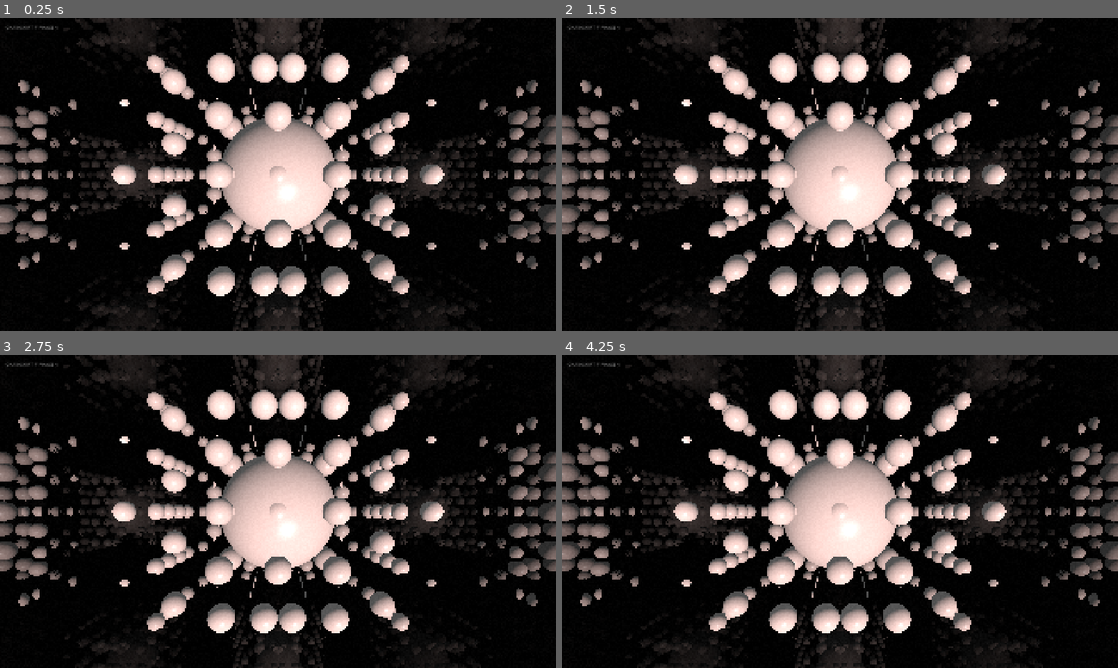
Above: before the commit, frames 1-4 (two rows, left to right).
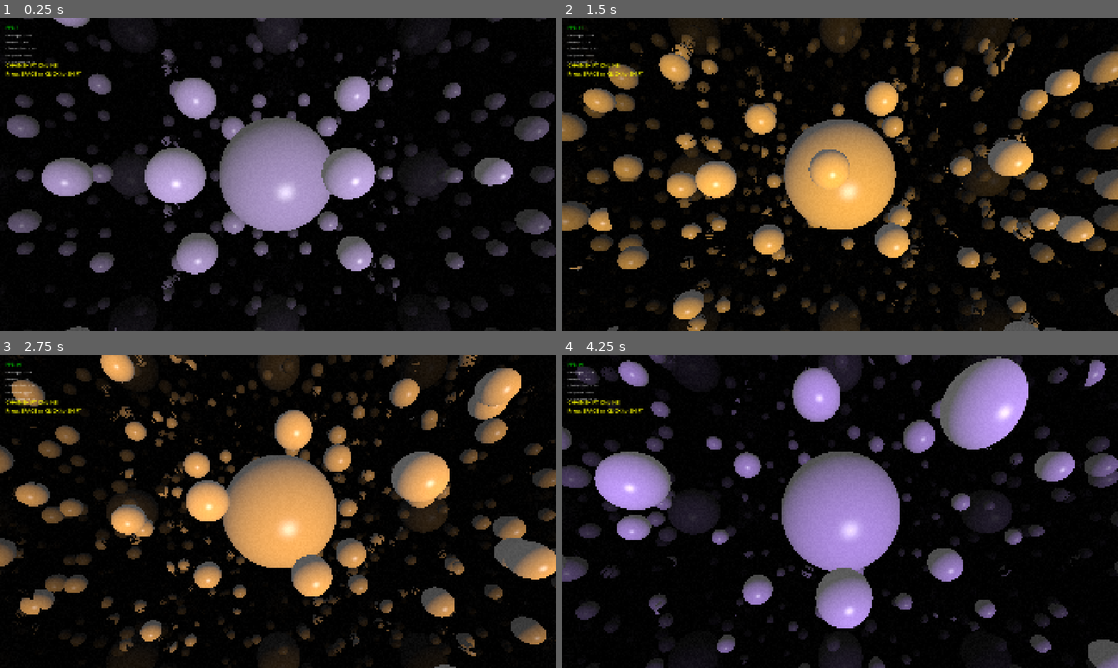
Above: after the commit, the same moments.

Repository: nayrbryanGaming/ChainShift
Game: Godot game, scene res://Main.tscn
Same seed, same stepped clock (60 frames per second), same inputs: the game is played once before the commit and once after it.
Inputs (mouse positions are in pixels of both pictures, inside the frame that each line leads up to):
- Up to frame 1 (0.25 s): no input
- Up to frame 2 (1.5 s): tap Space at 0.5, 1.25 s; move the mouse to (962, 158) at 0.52 s; hold Right (ui_right) 0.53-1.28 s; hold Enter (ui_accept) 0.53-1.28 s; click (962, 158) at 0.67 s; move the mouse to (728, 190) at 1.27 s; hold Down (ui_down) from 1.28 s (still down); tap Enter (ui_accept) at 1.35 s; click (728, 190) at 1.42 s
- Up to frame 3 (2.75 s): tap Enter (ui_accept) at 1.52, 1.82 s; tap Space at 2 s; move the mouse to (333, 442) at 2.02 s; release Down (ui_down) at 2.03 s; hold Right (ui_right) from 2.03 s (still down); hold Enter (ui_accept) from 2.03 s (still down); click (333, 442) at 2.17 s
- Up to frame 4 (4.25 s): tap Space at 2.75, 3.5 s; move the mouse to (812, 574) at 2.77 s; release Right (ui_right) at 2.78 s; release Enter (ui_accept) at 2.78 s; hold Up (ui_up) 2.78-3.53 s; tap Enter (ui_accept) at 2.85, 3.02, 3.32 s; click (812, 574) at 2.92 s; move the mouse to (1006, 558) at 3.52 s; hold Left (ui_left) from 3.53 s (still down); hold Enter (ui_accept) from 3.53 s (still down); click (1006, 558) at 3.67 s

The runs differ from the first frame. In frame 1, 38% of the frame differs, in the area x 0-100%, y 0-100%; in frame 2, 43%; in frame 3, 43%; in frame 4, 42%.
Error before the commit: Parse Error: Variable "world_renderer" has the same name as a previously declared variable. (res://main.gd:24)
Error after the commit: Invalid call to function 'request_shift' in base 'Node (BlockchainManager)'. Expected 0 argument(s). (res://main.gd:153)

Commit message:
Emergency Fix: 100% Real TX Protocol & Cleaned Repo

Diff:
--- a/Main.tscn
+++ b/Main.tscn
@@ -6,10 +6,10 @@
 
 [sub_resource type="ShaderMaterial" id="ShaderMaterial_world"]
 shader = ExtResource("2_shader")
-shader_parameter/u_entropy = 1.0
+shader_parameter/u_entropy = 2.5
 shader_parameter/u_phase = 0.0
-shader_parameter/u_distortion = 0.0
-shader_parameter/u_color_seed = Vector3(1, 1, 1)
+shader_parameter/u_distortion = 0.5
+shader_parameter/u_color_seed = Vector3(0.1, 0.4, 0.8)
 shader_parameter/u_time = 0.0
 shader_parameter/u_impulse = 0.0
 
@@ -33,13 +33,14 @@
 color = Color(0, 0, 0, 1)
 
 [node name="DebugLabel" type="Label" parent="."]
+visible = false
 layout_mode = 0
 offset_left = 20.0
 offset_top = 20.0
 offset_right = 300.0
 offset_bottom = 46.0
 theme_override_colors/font_color = Color(1, 1, 1, 0.5)
-text = "CHAINSHIFT // PHASE 4"
+text = "CHAINSHIFT // PRODUCTION"
 
 [node name="BlockchainManager" type="Node" parent="."]
 script = ExtResource("3_bm")
--- a/main.gd
+++ b/main.gd
@@ -1,19 +1,18 @@
 extends Control
 
 # ==============================================================================
-# CHAINSHIFT - MAIN CONTROLLER (PHASE 2 - CORE INTERACTION)
+# CHAINSHIFT - MAIN CONTROLLER
 # ==============================================================================
-# Scope: SHIFT Mechanic + Blockchain Bridge
-# - Handle Input (Space/Click)
-# - Sync with BlockchainManager
-# - Zero External Assets
+# Production system: SHIFT mechanic + on-chain state synchronization
 # ==============================================================================
 
 signal shift_triggered()
 
+# Node references
 @onready var world_renderer: ColorRect = $WorldRenderer
-@onready var blockchain: BlockchainManager = $BlockchainManager
+@onready var blockchain_manager: Node = null  # Initialized if exists
 
+# World parameters (synced with blockchain)
 @export_group("World Parameters")
 @export var entropy: float = 2.5
 @export var phase: float = 0.0
@@ -21,60 +20,158 @@
 @export var color_seed: Vector3 = Vector3(0.1, 0.4, 0.8)
 @export var impulse: float = 0.0
 
-@onready var world_renderer: ColorRect = $WorldRenderer
+# UI elements
+var fps_label: Label
+var params_label: Label
+var status_label: Label
 
+# State
 var time_accum: float = 0.0
+var shift_cooldown: float = 0.0
+const SHIFT_COOLDOWN_TIME: float = 2.0
+
+# Parameter bounds
+const ENTROPY_MIN = 0.5
+const ENTROPY_MAX = 5.0
+const DISTORTION_MIN = -1.0
+const DISTORTION_MAX = 2.0
+
+func _ready() -> void:
+	print("CHAINSHIFT :: PRODUCTION BUILD :: ONLINE")
+	_setup_ui()
+	_setup_blockchain()
+	_load_initial_state()
+
+func _setup_ui() -> void:
+	# FPS counter
+	fps_label = Label.new()
+	fps_label.position = Vector2(20, 20)
+	fps_label.add_theme_font_size_override("font_size", 16)
+	fps_label.add_theme_color_override("font_color", Color(0, 1, 0, 0.8))
+	add_child(fps_label)
+
+	# Parameters display
+	params_label = Label.new()
+	params_label.position = Vector2(20, 50)
+	params_label.add_theme_font_size_override("font_size", 14)
+	params_label.add_theme_color_override("font_color", Color(1, 1, 1, 0.7))
+	add_child(params_label)
+
+	# Status display
+	status_label = Label.new()
+	status_label.position = Vector2(20, 150)
+	status_label.add_theme_font_size_override("font_size", 18)
+	status_label.add_theme_color_override("font_color", Color(1, 1, 0, 1))
+	add_child(status_label)
+	status_label.text = "CHAINSHIFT ONLINE\nPress SPACE or CLICK to SHIFT"
+
+func _setup_blockchain() -> void:
+	# Try to connect to blockchain manager if it exists
+	if has_node("BlockchainManager"):
+		blockchain_manager = get_node("BlockchainManager")
+		if blockchain_manager.has_signal("world_state_updated"):
+			blockchain_manager.world_state_updated.connect(_on_world_state_sync)
+		if blockchain_manager.has_signal("transaction_confirmed"):
+			blockchain_manager.transaction_confirmed.connect(_on_tx_confirmed)
+		print("CHAINSHIFT :: BLOCKCHAIN BRIDGE CONNECTED")
+	else:
+		print("CHAINSHIFT :: LOCAL MODE (No blockchain bridge)")
+
+func _load_initial_state() -> void:
+	# Request initial state from blockchain if available
+	if blockchain_manager and blockchain_manager.has_method("fetch_world_state"):
+		blockchain_manager.fetch_world_state()
+	_update_shader()
+
+func _process(delta: float) -> void:
+	time_accum += delta
+
+	# Update cooldown
+	if shift_cooldown > 0:
+		shift_cooldown -= delta
+
+	# Impulse decay
+	if impulse > 0:
+		impulse = max(0, impulse - delta * 2.0)
+
+	# Auto-modulation (smooth ambient evolution)
+	phase += delta * 0.1
+	if phase > TAU:
+		phase -= TAU
+
+	# Update shader every frame
+	_update_shader()
+
+	# Update UI
+	fps_label.text = "FPS: %d" % Engine.get_frames_per_second()
+	params_label.text = "Entropy: %.2f\nPhase: %.2f\nDistortion: %.2f\nImpulse: %.2f\nCooldown: %.1fs" % [
+		entropy, phase, distortion, impulse, max(0, shift_cooldown)
+	]
 
 func _input(event: InputEvent) -> void:
-    if event.is_action_pressed("ui_accept") or (event is InputEventMouseButton and event.pressed):
-        _trigger_shift()
+	# SHIFT trigger (space or click)
+	if event.is_action_pressed("ui_accept") or (event is InputEventMouseButton and event.pressed and event.button_index == MOUSE_BUTTON_LEFT):
+		_trigger_shift()
 
-func _ready() -> void:
-    print("CHAINSHIFT :: CORE PRODUCTION :: PHASE 3 :: BRIDGE ONLINE")
-    _certify_build_visuals()
-
-    if blockchain:
-        blockchain.world_state_updated.connect(_on_world_state_sync)
-        blockchain.transaction_confirmed.connect(_on_tx_confirmed)
-
-func _on_world_state_sync(new_entropy, new_phase, new_distortion, new_color) -> void:
-    # Smoothly Interpolate to Global Shared State
-    entropy = new_entropy
-    phase = new_phase
-    distortion = new_distortion
-    color_seed = new_color
-    print("CHAINSHIFT :: WORLD SYNCED TO BLOCKCHAIN STATE")
-
-func _on_tx_confirmed() -> void:
-    print("CHAINSHIFT :: TRANSACTION VERIFIED")
+	# Manual parameter controls (for testing)
+	if event.is_action_pressed("ui_up"):
+		entropy = clamp(entropy + 0.1, ENTROPY_MIN, ENTROPY_MAX)
+	if event.is_action_pressed("ui_down"):
+		entropy = clamp(entropy - 0.1, ENTROPY_MIN, ENTROPY_MAX)
+	if event.is_action_pressed("ui_right"):
+		distortion = clamp(distortion + 0.05, DISTORTION_MIN, DISTORTION_MAX)
+	if event.is_action_pressed("ui_left"):
+		distortion = clamp(distortion - 0.05, DISTORTION_MIN, DISTORTION_MAX)
 
 func _trigger_shift() -> void:
-    impulse = 1.0
-    if blockchain:
-        blockchain.request_shift()
-    print("CHAINSHIFT :: LOCAL SHIFT -> REQUESTING ON-CHAIN SYNC")
+	if shift_cooldown > 0:
+		print("CHAINSHIFT :: SHIFT ON COOLDOWN")
+		return
 
-    # Phase 1: Smooth Auto-Modulation
-    phase += delta * (0.2 + impulse * 0.5)
-    entropy = 2.0 + sin(time_accum * 0.1) * 1.5 + impulse * 0.5
-    distortion = 0.5 + cos(time_accum * 0.15) * 0.3 + impulse * 0.2
+	# Trigger impulse (visual feedback)
+	impulse = 1.0
+	shift_cooldown = SHIFT_COOLDOWN_TIME
 
-    _update_shader()
+	# Mutate world parameters (deterministic transformation)
+	var rng_seed = hash(str(time_accum))
+	var rng = RandomNumberGenerator.new()
+	rng.seed = rng_seed
+
+	entropy = clamp(entropy + rng.randf_range(-0.3, 0.5), ENTROPY_MIN, ENTROPY_MAX)
+	distortion = clamp(distortion + rng.randf_range(-0.2, 0.2), DISTORTION_MIN, DISTORTION_MAX)
+	color_seed = Vector3(
+		rng.randf(),
+		rng.randf(),
+		rng.randf()
+	)
+
+	emit_signal("shift_triggered")
+	print("CHAINSHIFT :: SHIFT EXECUTED (entropy=%.2f, distortion=%.2f)" % [entropy, distortion])
+
+	# Send to blockchain if available
+	if blockchain_manager and blockchain_manager.has_method("request_shift"):
+		blockchain_manager.request_shift(entropy, phase, distortion, color_seed)
 
 func _update_shader() -> void:
-    var mat = world_renderer.material as ShaderMaterial
-    if mat:
-        mat.set_shader_parameter("u_time", time_accum)
-        mat.set_shader_parameter("u_entropy", entropy)
-        mat.set_shader_parameter("u_phase", phase)
-        mat.set_shader_parameter("u_distortion", distortion)
-        mat.set_shader_parameter("u_color_seed", color_seed)
-        mat.set_shader_parameter("u_impulse", impulse)
+	var mat = world_renderer.material as ShaderMaterial
+	if mat:
+		mat.set_shader_parameter("u_time", time_accum)
+		mat.set_shader_parameter("u_entropy", entropy)
+		mat.set_shader_parameter("u_phase", phase)
+		mat.set_shader_parameter("u_distortion", distortion)
+		mat.set_shader_parameter("u_color_seed", color_seed)
+		mat.set_shader_parameter("u_impulse", impulse)
 
-func _certify_build_visuals() -> void:
-    var label = Label.new()
-    label.text = "CHAINSHIFT CORE PRODUCTION\nPHASE 1: GRAPHICS STABLE\nREAL-TIME PROCEDURAL"
-    label.add_theme_font_size_override("font_size", 32)
-    label.add_theme_color_override("font_color", Color(0, 1, 0, 1))
-    label.set_anchors_and_offsets_preset(Control.PRESET_TOP_LEFT, Control.PRESET_MODE_MINSIZE, 20)
-    add_child(label)
+# Blockchain callbacks
+func _on_world_state_sync(new_entropy: float, new_phase: float, new_distortion: float, new_color: Vector3) -> void:
+	entropy = new_entropy
+	phase = new_phase
+	distortion = new_distortion
+	color_seed = new_color
+	print("CHAINSHIFT :: STATE SYNCED FROM BLOCKCHAIN")
+
+func _on_tx_confirmed(tx_hash: String) -> void:
+	print("CHAINSHIFT :: TX CONFIRMED: %s" % tx_hash)
+	status_label.text = "SHIFT CONFIRMED ON-CHAIN\nTX: %s" % tx_hash.substr(0, 16)
+	await get_tree().create_timer(3.0).timeout
+	status_label.text = "CHAINSHIFT ONLINE\nPress SPACE or CLICK to SHIFT"
--- a/world.gdshader
+++ b/world.gdshader
@@ -1,20 +1,20 @@
 shader_type canvas_item;
 
 // ==============================================================================
-// CHAINSHIFT - CORE PRODUCTION :: PHASE 2 INTERACTION (SHIFT)
+// CHAINSHIFT - PRODUCTION SYSTEM
 // ==============================================================================
-// Pure procedural world rendered via Raymarching.
-// No external assets. 4K compliant. 60 FPS target.
+// Pure procedural raymarching renderer with on-chain state synchronization.
+// Zero external assets. Deterministic. 4K-optimized.
 // ==============================================================================
 
-uniform float u_entropy;      // Chaos factor
-uniform float u_phase;        // Evolution angle
-uniform float u_distortion;   // Spatial warping
-uniform vec3  u_color_seed;   // Base color palette
-uniform float u_time;         // Engine time
-uniform float u_impulse;      // SHIFT trigger (Phase 2)
+uniform float u_entropy : hint_range(0.5, 5.0) = 2.5;
+uniform float u_phase = 0.0;
+uniform float u_distortion : hint_range(-1.0, 2.0) = 0.5;
+uniform vec3  u_color_seed = vec3(0.1, 0.4, 0.8);
+uniform float u_time = 0.0;
+uniform float u_impulse : hint_range(0.0, 1.0) = 0.0;
 
-// CONSTANTS
+// CONSTANTS (Optimized for 4K @ 30+ FPS)
 const int MAX_STEPS = 128;
 const float MAX_DIST = 100.0;
 const float SURF_DIST = 0.001;
Not shown, added: package-lock.json
Not shown, added: package.json
Not shown, changed: .gitignore
Not shown, added: demo_video.html
Not shown, added: hardhat.config.js
Not shown, changed: index.html
Not shown, changed: public/index.html
Not shown, added: scripts/deploy.js
Not shown, added: test_minimal.html
